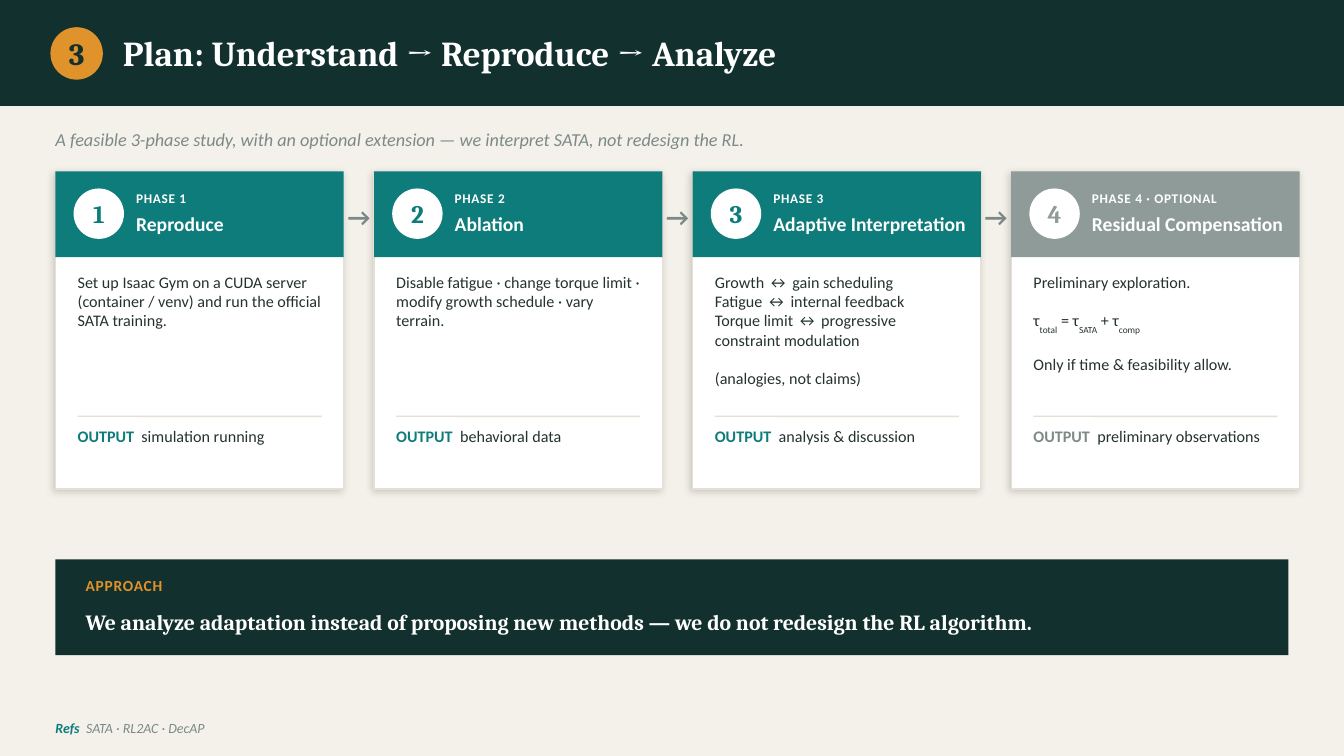
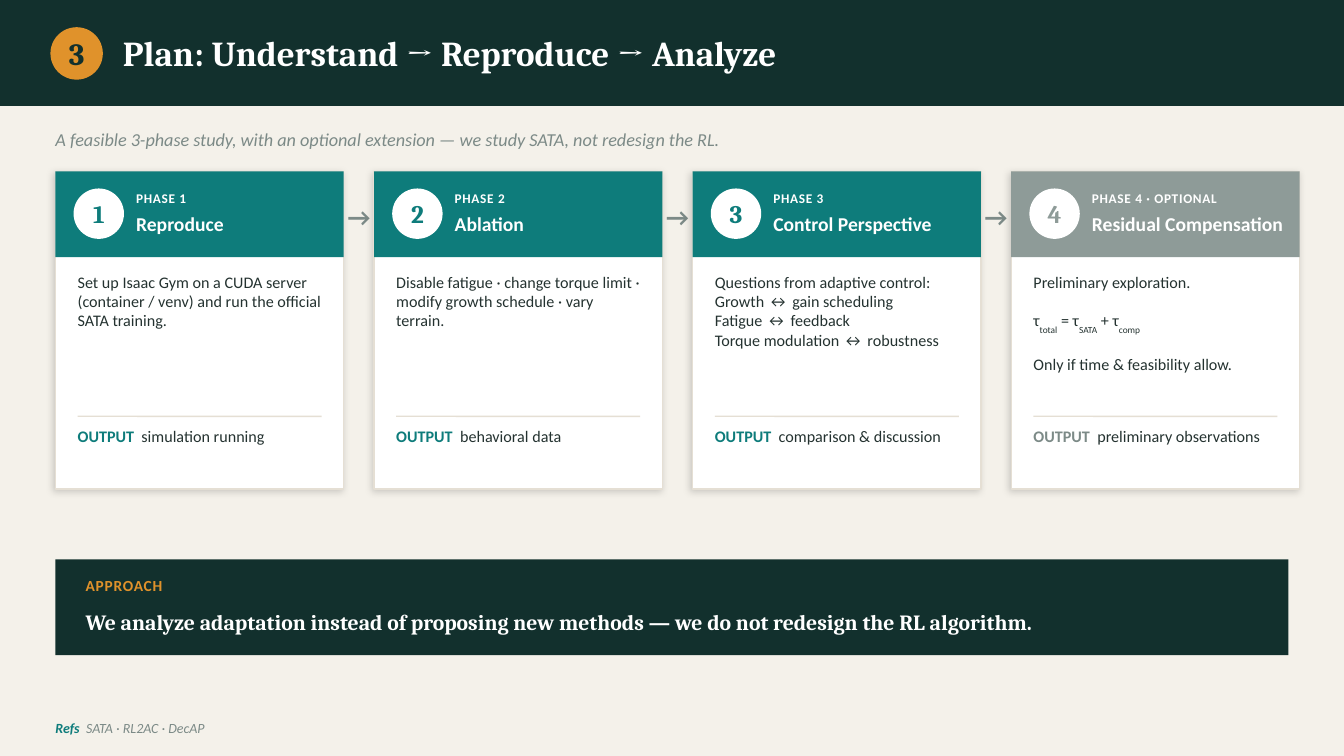
Before and after one commit to Stanley-1013/bio-inspired-adaptive-locomotion, a slide deck: slide 4 of docs/progress-report-v1.pptx. Drawn at 1344x756 pixels with LibreOffice and Linux fonts; fonts in the diff are those of the drawing. Boxes give left, top, right and bottom in pixels: in the first picture for what was removed or moved away, otherwise in the second. Text is boxed around its words. In the diff, an @@ line names an element or a change of style, - is before the commit and + after.

```diff
--- a/docs/progress-report-v1.pptx
+++ b/docs/progress-report-v1.pptx
@@ text at [55,133,719,149]: text changed @@
-A feasible 3-phase study, with an optional extension — we interpret SATA, not redesign the RL.
+A feasible 3-phase study, with an optional extension — we study SATA, not redesign the RL.
@@ text at [773,217,932,234]: text changed @@
-Adaptive Interpretation
+Control Perspective
@@ text at [715,277,931,291]: paragraph added @@
+Questions from adaptive control:
@@ text at [715,314,938,349]: text changed @@
-Fatigue ↔ internal feedback
-Torque limit ↔ progressive constraint modulation
-(analogies, not claims)
+Fatigue ↔ feedback
+Torque modulation ↔ robustness
@@ text at [715,430,941,445]: text changed @@
-OUTPUT analysis & discussion
+OUTPUT comparison & discussion
```
Also in this commit, not shown: 1 other slide changed, 3 other files.
